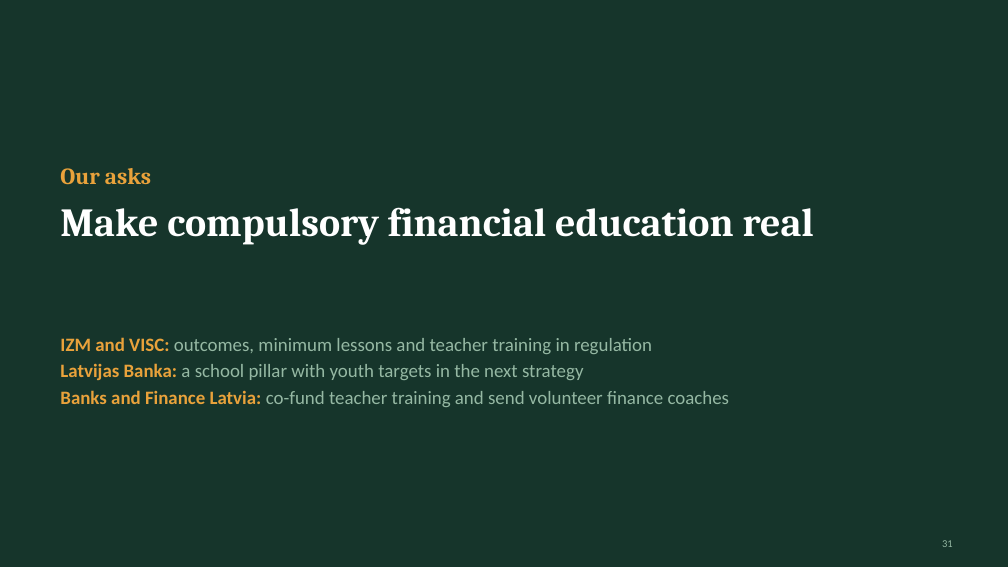
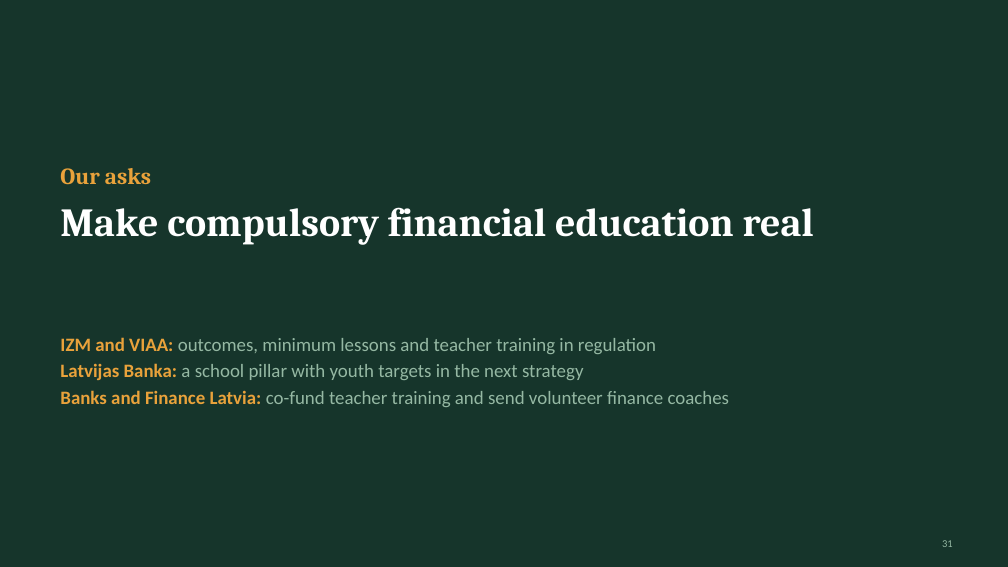
Before and after one commit to ArtisLV890/Elective-Impact-Making-for-the-Competitiveness-and-Data-Driven-Decisions-2026-2027, a slide deck: slide 31 of financial-literacy/presentation/Financial literacy in Latvia - presentation.pptx. Drawn at 1008x567 pixels with LibreOffice and Linux fonts; fonts in the diff are those of the drawing. Boxes give left, top, right and bottom in pixels: in the first picture for what was removed or moved away, otherwise in the second. Text is boxed around its words. In the diff, an @@ line names an element or a change of style, - is before the commit and + after.

```diff
--- a/financial-literacy/presentation/Financial literacy in Latvia - presentation.pptx
+++ b/financial-literacy/presentation/Financial literacy in Latvia - presentation.pptx
@@ text at box(60, 337, 656, 354): text changed @@
-IZM and VISC: outcomes, minimum lessons and teacher training in regulation
+IZM and VIAA: outcomes, minimum lessons and teacher training in regulation
```
Also in this commit, not shown: 7 other slides changed, 1 slide added, 1 slide removed, 15 other files.
